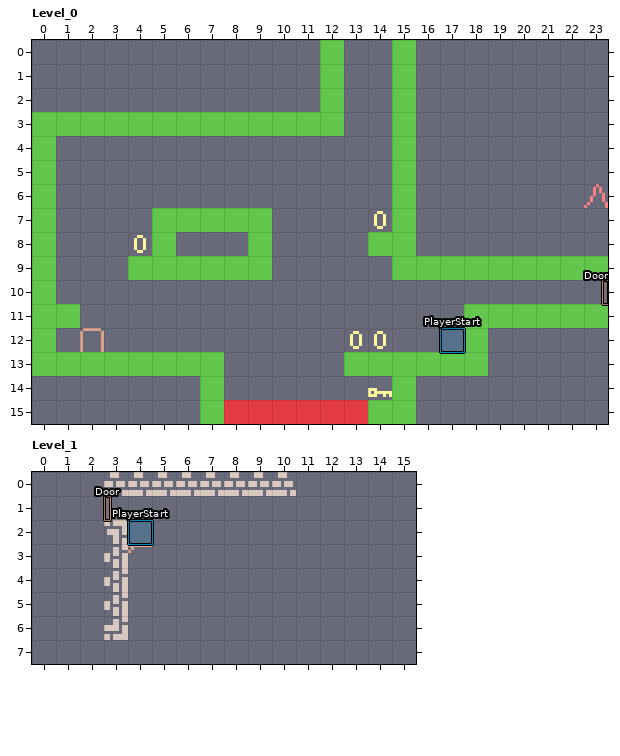
LDtk project, stored at ressources/main.ldtk. Above: the version before the commit.
Cells are 8x8 px. Shown: Level_0 x 0..23, y 0..15; Level_1 x 0..15, y 0..7. The old version is drawn lined up with the new one.
After the commit:
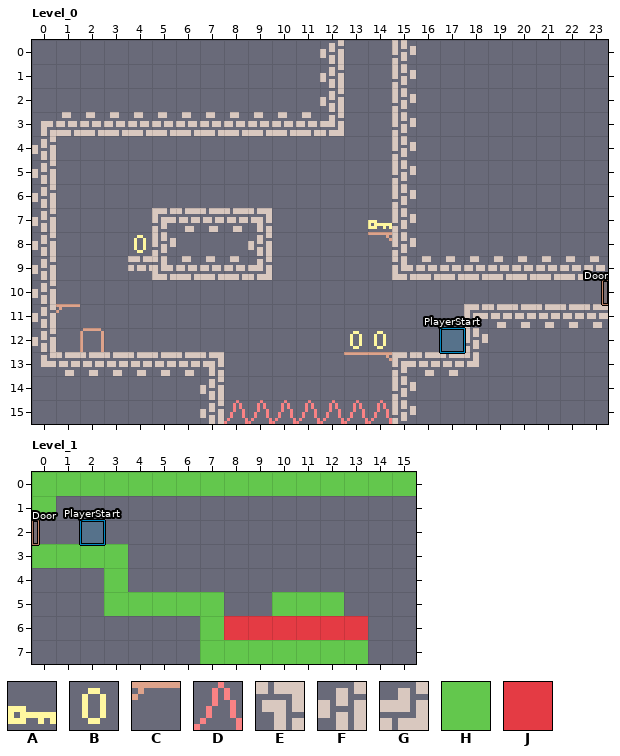
Key: from "Main": A 106, B 108, C 142, D 148, E 182, F 202, G 222; from "Map_Information": H 1 "Collision", J 2 "Death".
_ is an empty cell.
Objects are placed by their top-left corner, in cells (3,4 is the top-left corner of cell 3,4); size is 1x1 cell unless given.
Tiles of an added or newly shown layer are drawn over the layers below it.
Message: feat: added collision to spikes
From old to new:
Level_1: everything moved by +3,-1 cells (the old picture is shown already moved)
Layer "Ground", Level_0:
The author changed tile B to tile A in row 7 at x 14.
Tile D now appears in row 15 at x 14.
Tile D now appears in row 15 at x 8 to 13.
Tile A is removed in row 14 at x 14.
Tile D is removed in row 6 at x 23.
Layer "Map_Information" (now hidden), Level_0:
Tile H is removed in rows 0 to 2 at x 12 and 15; in row 3 at x 0 to 12 and 15; in rows 4 to 6 at x 0 and 15; in row 7 at x 0, 5 to 9 and 15; in row 8 at x 0, 5, 9 and 14 to 15; in row 9 at x 0, 4 to 9 and 15 to 23.
Tile H is removed in row 10 at x 0; in row 11 at x 0 to 1 and 18 to 23; in row 12 at x 0 and 18; in row 13 at x 0 to 7 and 13 to 18; in row 14 at x 7 and 15; in row 15 at x 7 and 14 to 15.
Tile J is removed in row 15 at x 8 to 13.
Layer "Ground", Level_1:
Tile F gives way to one hidden under a higher layer in row 3 at x 3; in row 5 at x 3.
Tile C is removed in row 3 at x 4.
Tile E is removed in row 2 at x 3.
Tile G is removed in row 6 at x 3.
Layer "Information", Level_1:
Object "Door" rectangle at 3,1 size 0.2x1 becomes "Door" rectangle at 0,2 size 0.2x1.
Object "PlayerStart" rectangle at 4,2 becomes "PlayerStart" rectangle at 2,2.
Layer "Map_Information" (now shown), Level_1:
Tile H now appears in row 0 at x 0 to 15; in row 1 at x 0; in row 3 at x 0 to 3; in row 4 at x 3; in row 5 at x 3 to 7 and 10 to 12; in row 6 at x 7.
Tile H now appears in row 7 at x 7 to 13.
Tile J now appears in row 6 at x 8 to 13.
